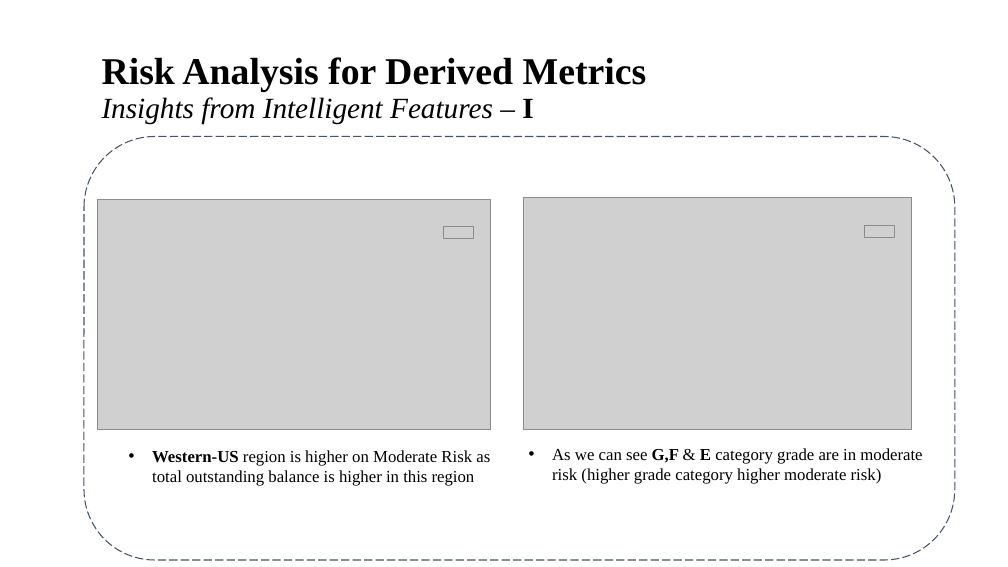
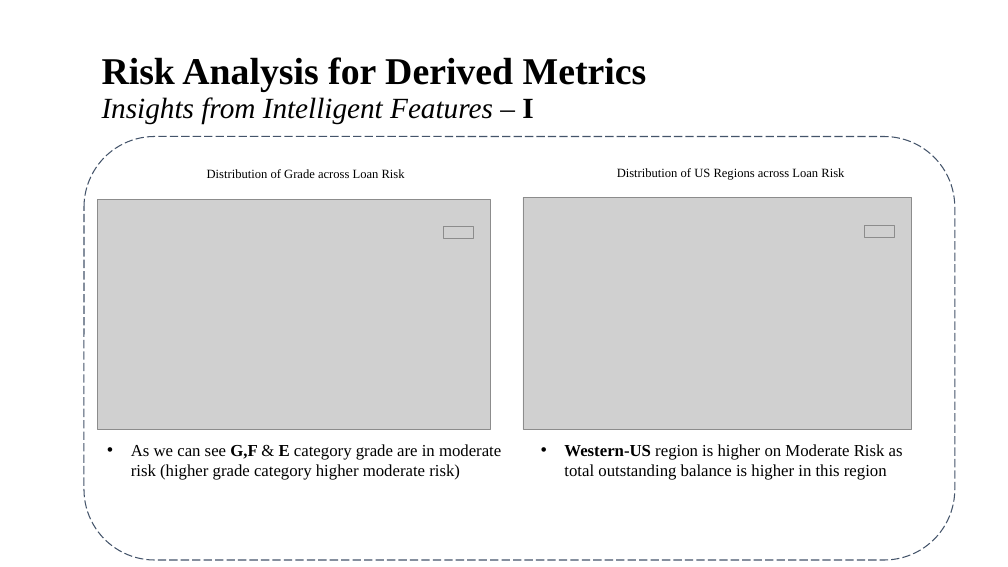
Before and after one commit to brijesh1100/P2-Gramener-Case-Study, a slide deck: slide 14 of Gramener_Case_Study_Presentation_SS.pptx. Drawn at 1008x567 pixels with LibreOffice and Linux fonts; fonts in the diff are those of the drawing; grey boxes stand for pictures; background and template pictures are left out. Boxes give left, top, right and bottom in pixels: in the first picture for what was removed or moved away, otherwise in the second. Text is boxed around its words. In the diff, an @@ line names an element or a change of style, - is before the commit and + after.

```diff
--- a/Gramener_Case_Study_Presentation_SS.pptx
+++ b/Gramener_Case_Study_Presentation_SS.pptx
@@ text added at (207,169,405,178), 12 pt, text #000000 @@
+Distribution of Grade across Loan Risk
@@ text added at (617,168,844,180), 12 pt, text #000000 @@
+Distribution of US Regions across Loan Risk
@@ text "As we can see G,F ...": place and size @@
-text "As we can see G,F ..." at (552,448,922,484)
+text "As we can see G,F ..." at (131,444,501,480)
@@ text "Western-US region is higher on ...": place and size @@
-text "Western-US region is higher on ..." at (152,450,490,486)
+text "Western-US region is higher on ..." at (564,444,903,480)
```
Also in this commit, not shown: 4 other slides changed.
